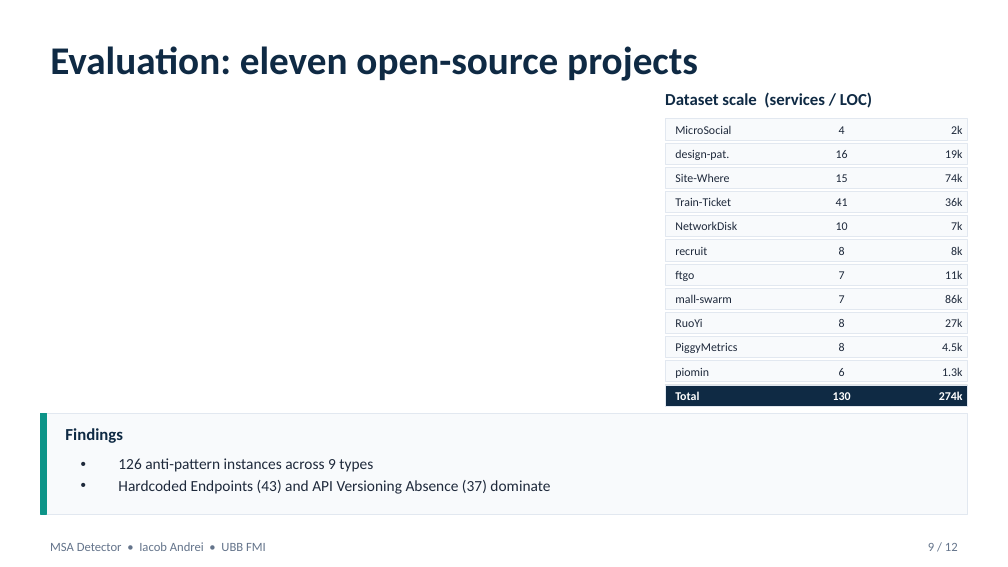
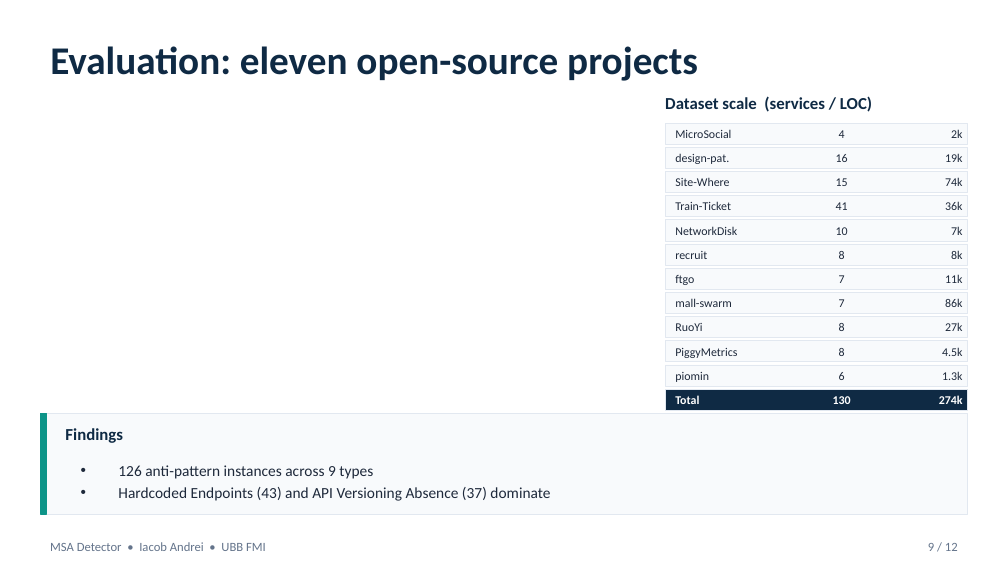
Before and after one commit to andrei45635/dissertation_backend, a slide deck: slide 9 of thesis/presentation/MSA_Detector_Defense.pptx. Drawn at 1008x567 pixels with LibreOffice and Linux fonts; fonts in the diff are those of the drawing. Boxes give left, top, right and bottom in pixels: in the first picture for what was removed or moved away, otherwise in the second. Text is boxed around its words. In the diff, an @@ line names an element or a change of style, - is before the commit and + after.

Commit message:
fix wrong cuts and god service detectors in code, thesis and presentation

```diff
--- a/thesis/presentation/MSA_Detector_Defense.pptx
+++ b/thesis/presentation/MSA_Detector_Defense.pptx
@@ 38 texts, 12 rectangles moved together from (x1=118, y1=92, x2=968, y2=494) to (x1=118, y1=96, x2=968, y2=501) @@
```
Also in this commit, not shown: 6 other slides changed, 25 other files.
